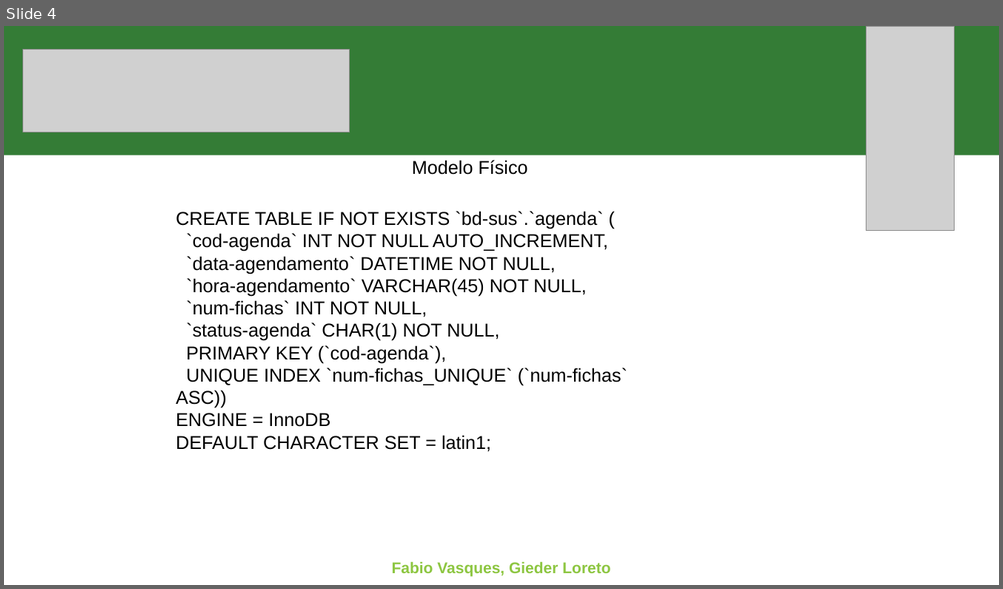
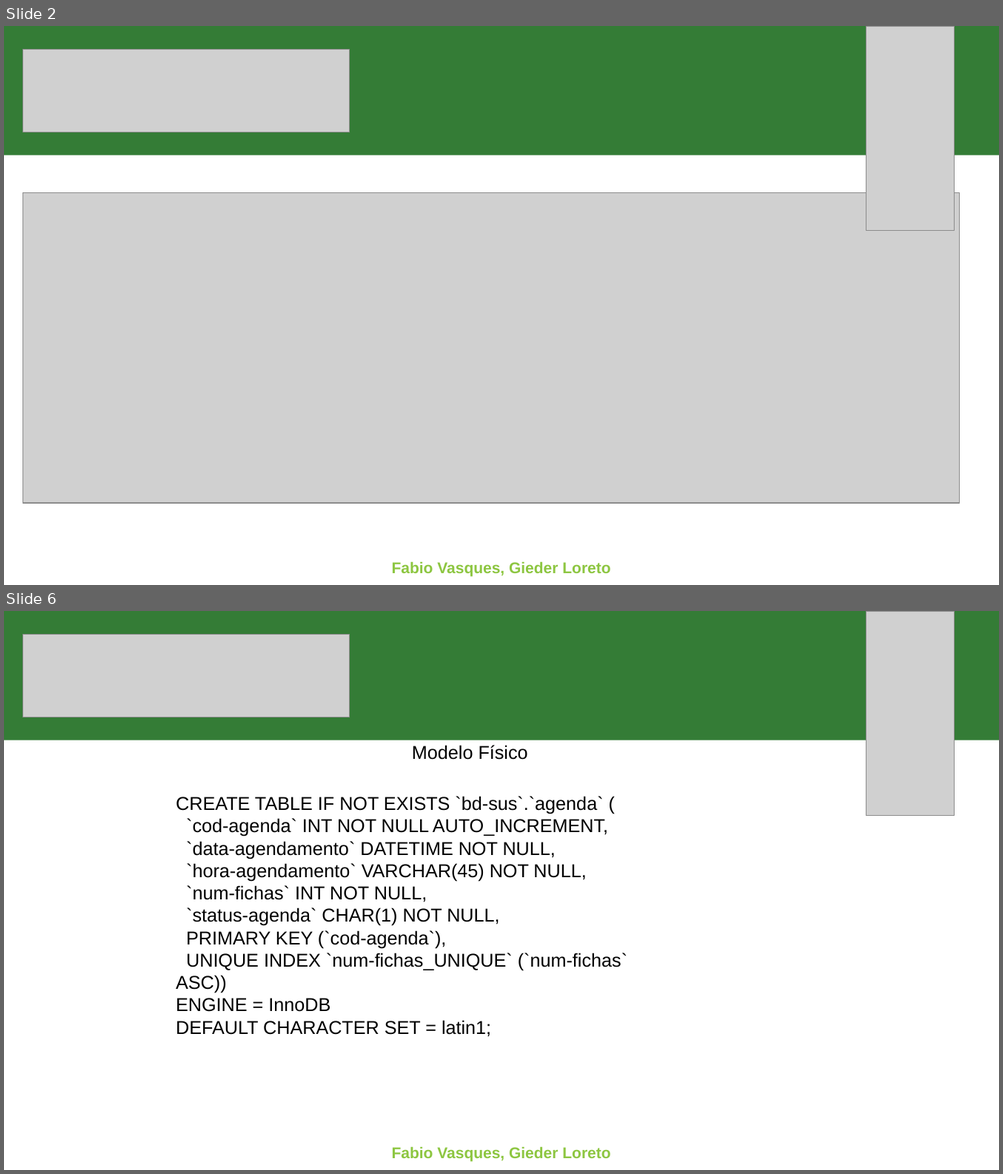
Before and after one commit to fabioportovasques/projeto-sus, a slide deck: segunda entrega/segunda entrega.pptx. Shown one above the other, each under a label of ours: slide 4 before the commit, slides 2 and 6 after it; the slides between them are not shown. The pictures are 1003x589 and 1003x1174 pixels, drawn with LibreOffice and Linux fonts; fonts in the diff are those of the drawing; grey boxes stand for pictures. Boxes give left, top, right and bottom in pixels: in the first picture for what was removed or moved away, otherwise in the second. Text is boxed around its words. In the diff, an @@ line names an element or a change of style, - is before the commit and + after.

```diff
--- a/segunda entrega/segunda entrega.pptx
+++ b/segunda entrega/segunda entrega.pptx
@@ slide 2 added at <box>4,26,999,585</box>, background #FFFFFF @@
@@ rectangle added at <box>4,26,999,155</box>, fill #347C36 @@
@@ picture added at <box>866,26,954,230</box> @@
@@ picture added at <box>23,49,350,132</box> @@
@@ picture added at <box>23,193,960,503</box> @@
@@ text added at <box>392,562,610,577</box>, 15 pt, text #8DC641, bold @@
+Fabio Vasques, Gieder Loreto
@@ what was slide 4 is now slide 6 @@
```
Also in this commit, not shown: 3 slides changed, 1 other slide added, 1 other file.
